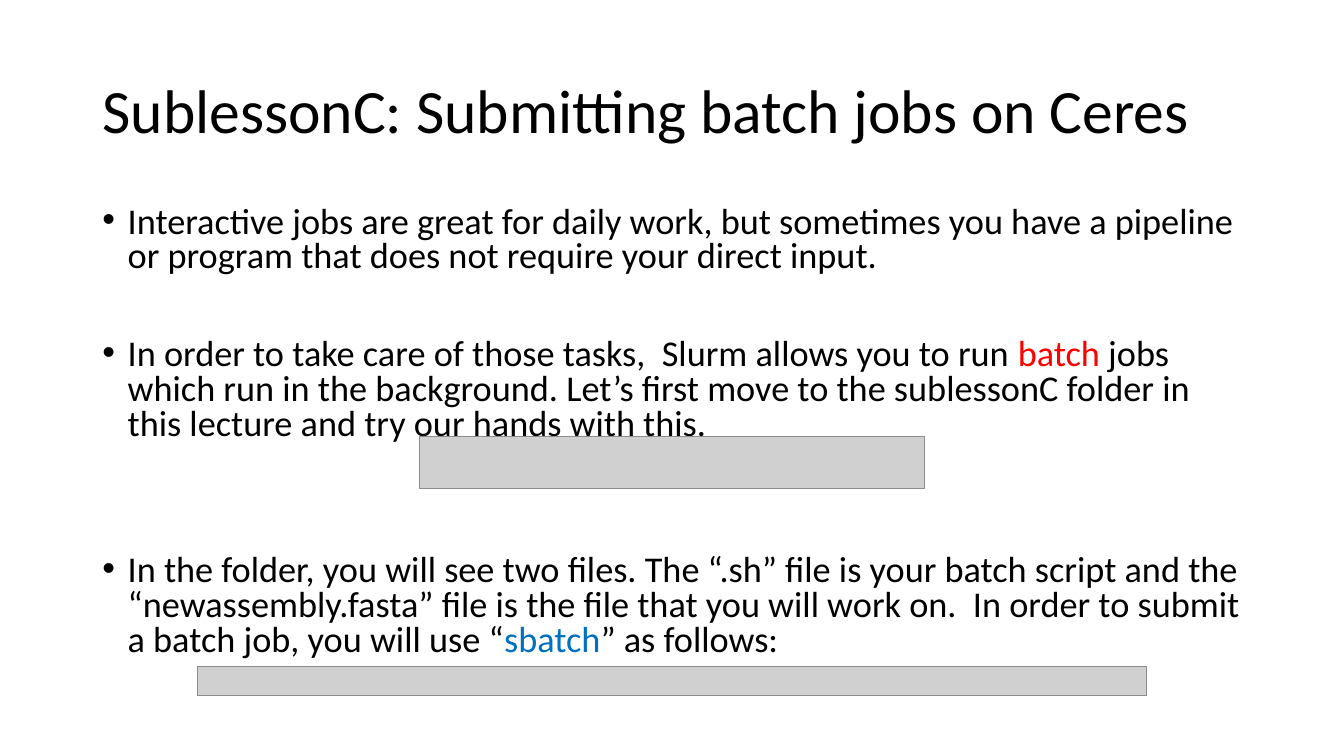
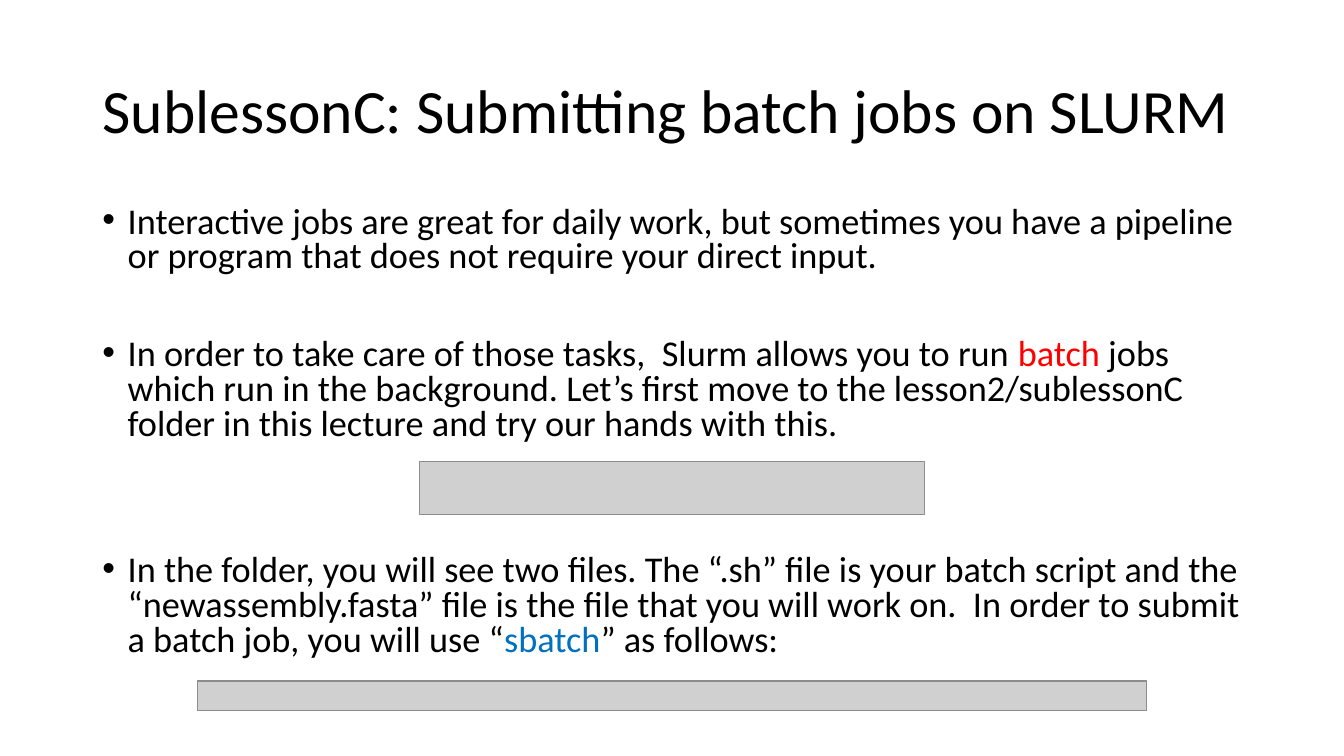
Before and after one commit to haibol2016/BioinformaticsTrainingWorkshop, a slide deck: slide 35 of 1.Unix/presentations/advanced_command_line_tutorial.pptx (slide 32 before the commit). Drawn at 1344x756 pixels with LibreOffice and Linux fonts; fonts in the diff are those of the drawing; grey boxes stand for pictures. Boxes give left, top, right and bottom in pixels: in the first picture for what was removed or moved away, otherwise in the second. Text is boxed around its words. In the diff, an @@ line names an element or a change of style, - is before the commit and + after.

```diff
--- a/1.Unix/presentations/advanced_command_line_tutorial.pptx
+++ b/1.Unix/presentations/advanced_command_line_tutorial.pptx
@@ title at [102, 90, 1228, 144]: text changed @@
-SublessonC: Submitting batch jobs on Ceres
+SublessonC: Submitting batch jobs on SLURM
@@ text at [128, 340, 1183, 442]: text changed @@
-• In order to take care of those tasks, Slurm allows you to run batch jobs which run in the background. Let’s first move to the sublessonC folder in this lecture and try our hands with this.
+• In order to take care of those tasks, Slurm allows you to run batch jobs which run in the background. Let’s first move to the lesson2/sublessonC folder in this lecture and try our hands with this.
@@ picture: place and size @@
-picture at [419, 437, 925, 489]
+picture at [419, 462, 925, 514]
@@ picture: place and size @@
-picture at [198, 666, 1147, 696]
+picture at [198, 682, 1147, 711]
```
Also in this commit, not shown: 25 other slides changed, 6 slides added, 2 slides removed, 3 other files.
